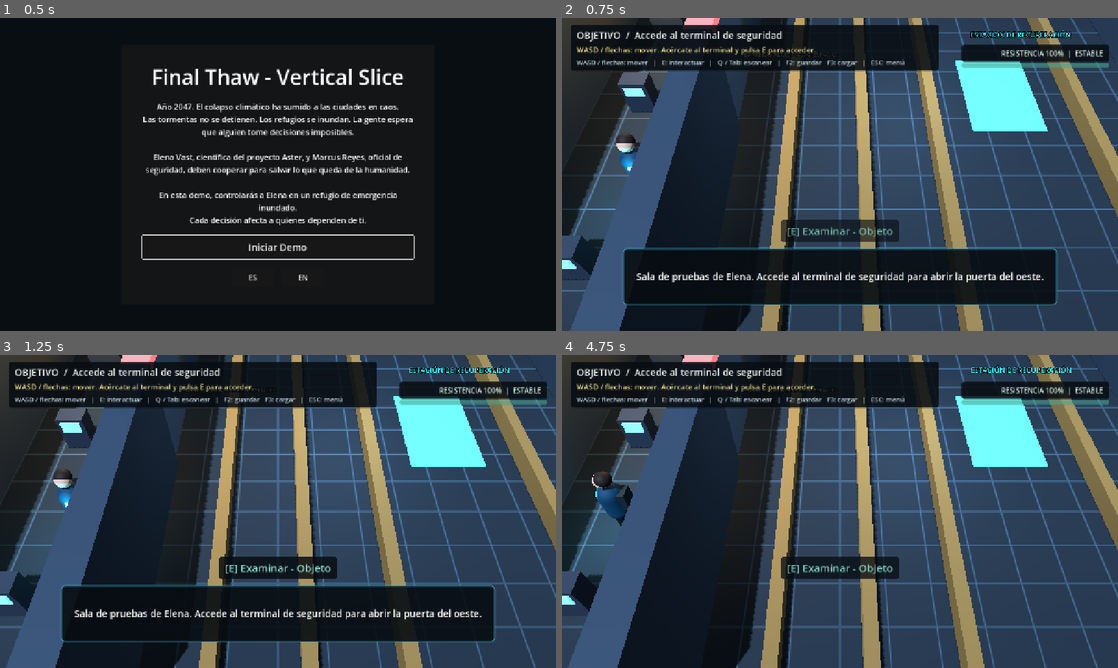
Above: before the commit, frames 1-4 (two rows, left to right).
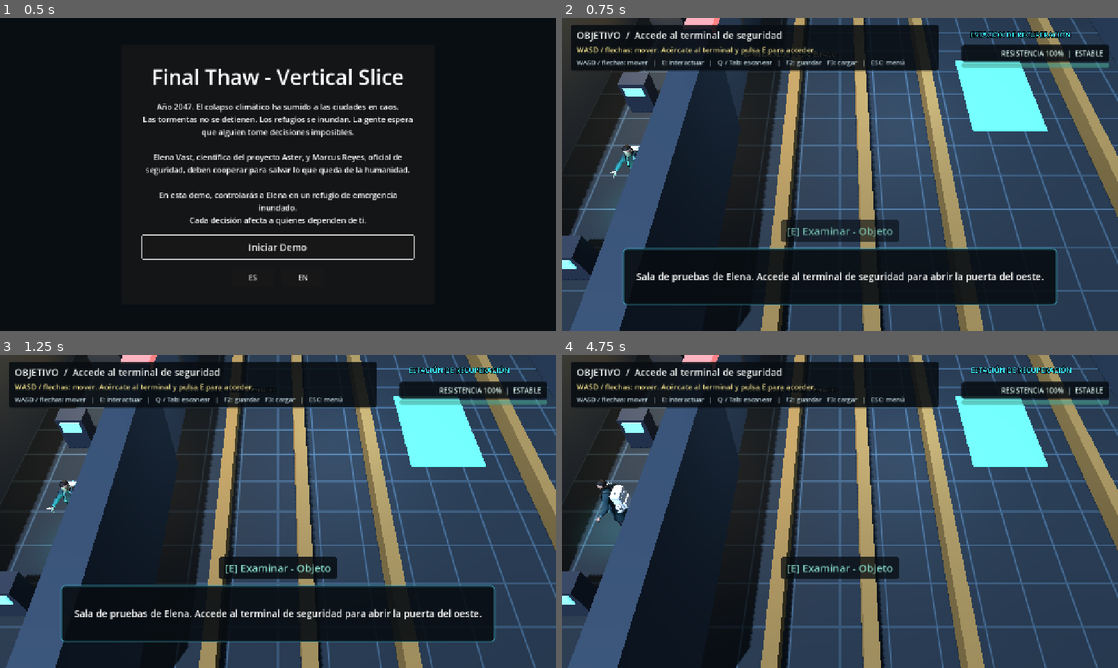
Above: after the commit, the same moments.

Repository: xabiervc/final-thaw
Game: Godot game, scene res://scenes/ui/main_menu.tscn
Same seed, same stepped clock (60 frames per second), same inputs: the game is played once before the commit and once after it.
Inputs (mouse positions are in pixels of both pictures, inside the frame that each line leads up to):
- Up to frame 1 (0.5 s): no input
- Up to frame 2 (0.75 s): click "Iniciar Demo" at 0.5 s
- Up to frame 3 (1.25 s): no input
- Up to frame 4 (4.75 s): tap E (interact) every 0.75 s from 1.25 to 4.25 s; move the mouse to (962, 495) at 1.27 s; hold D (move_right) 1.28-2 s; tap J (attack_primary) at 1.35 s; click (962, 495) at 1.42 s; drag from (728, 527) to (812, 574) at 2.02 s; move the mouse to (895, 442) at 2.77 s; hold D (move_right) 2.78-3.5 s; tap - (decrease_font) at 2.85 s; drag from (812, 574) to (673, 464) at 3.52 s; move the mouse to (1006, 558) at 4.27 s; hold A (move_left) from 4.28 s (still down); tap = (increase_font) at 4.35 s

Frame 1 is identical in both runs. In frame 2, 0.3% of the frame differs, in the area x 8-15%, y 36-52%; in frame 3, 0.3%; in frame 4, 0.6%, in the area x 0-13%, y 36-69%.

Commit message:
feat(art): use the textured MPFB Elena in the playable controller, with primitive fallback

Diff:
--- a/scripts/characters/elena_controller.gd
+++ b/scripts/characters/elena_controller.gd
@@ -2,6 +2,10 @@
 
 const B = preload("res://scripts/components/build_util.gd")
 const ConditionScript = preload("res://scripts/components/character_condition.gd")
+
+## Modelo con textura de Elena (MPFB). Si no se puede cargar, se usa el cuerpo procedural.
+const MPFB_MODEL_PATH := "res://assets/models/lab_ref/ref_elena_mpfb.glb"
+const MPFB_MATERIAL_DIR := "res://assets/materials/lab_ref/"
 
 signal fell_off
 signal jumped
@@ -15,16 +19,21 @@
 @export var jump_velocity: float = 5.8
 @export var coyote_time: float = 0.12
 @export var jump_buffer_time: float = 0.14
+## Usa el modelo MPFB texturizado en lugar del cuerpo de primitivas.
+@export var use_mpfb_model: bool = true
 
 var facing_vector: Vector2 = Vector2(0.0, 1.0)
 var input_enabled: bool = true
 var visual: Node3D = null
 var condition = null
+## True si el modelo MPFB se cargo; false si se usa el cuerpo de primitivas.
+var uses_mpfb_model: bool = false
 
 var _t: float = 0.0
 var _coyote_left: float = 0.0
 var _buffer_left: float = 0.0
 var _sync_left: float = 0.0
+var _material_cache: Dictionary = {}
 
 func _ready() -> void:
 	add_to_group("player")
@@ -49,7 +58,11 @@
 
 	visual = Node3D.new()
 	add_child(visual)
-
+	if use_mpfb_model and _build_mpfb_visual():
+		return
+	_build_primitive_visual()
+
+func _build_primitive_visual() -> void:
 	var dark := Color(0.07, 0.09, 0.12)
 	var coat := Color(0.05, 0.24, 0.32)
 	var skin := Color(0.8, 0.62, 0.52)
@@ -99,6 +112,56 @@
 	mi.position = pos
 	visual.add_child(mi)
 	return mi
+
+func _build_mpfb_visual() -> bool:
+	if not ResourceLoader.exists(MPFB_MODEL_PATH):
+		return false
+	var scene := load(MPFB_MODEL_PATH) as PackedScene
+	if scene == null:
+		return false
+	var model := scene.instantiate() as Node3D
+	if model == null:
+		return false
+	model.name = "ElenaModel"
+	visual.add_child(model)
+	_dress_model(model)
+	_add_aster_glow(Vector3(-0.16, 1.1, 0.4), 0.7, 1.8)
+	uses_mpfb_model = true
+	return true
+
+## Asigna a cada superficie el .tres que se llama como su material importado
+## (mismo metodo que lab_reference_scene.gd). Si falta uno, se conserva el importado.
+func _dress_model(model: Node) -> void:
+	for node in model.find_children("*", "MeshInstance3D", true, false):
+		var mesh_instance := node as MeshInstance3D
+		if mesh_instance == null or mesh_instance.mesh == null:
+			continue
+		for surface in mesh_instance.mesh.get_surface_count():
+			var imported := mesh_instance.mesh.surface_get_material(surface)
+			var material_name := imported.resource_name if imported != null else ""
+			var material := _material_for(material_name)
+			if material != null:
+				mesh_instance.set_surface_override_material(surface, material)
+
+func _material_for(material_name: String) -> Material:
+	if material_name == "":
+		return null
+	if _material_cache.has(material_name):
+		return _material_cache[material_name]
+	var path := MPFB_MATERIAL_DIR + material_name + ".tres"
+	var material: Material = null
+	if ResourceLoader.exists(path):
+		material = load(path) as Material
+	_material_cache[material_name] = material
+	return material
+
+func _add_aster_glow(pos: Vector3, energy: float, light_range: float) -> void:
+	var glow := OmniLight3D.new()
+	glow.light_color = Color(0.3, 0.95, 0.9)
+	glow.light_energy = energy
+	glow.omni_range = light_range
+	glow.position = pos
+	visual.add_child(glow)
 
 func _process(delta: float) -> void:
 	_t += delta
--- /dev/null
+++ b/tests/test_elena_model.gd
@@ -0,0 +1,99 @@
+extends Node
+## Integracion del modelo MPFB en el controlador de Elena.
+## Comprueba el modelo si se puede importar y, si no, que el controlador cae al cuerpo de
+## primitivas sin fallar. Las medidas se toman antes del primer fotograma para no incluir el
+## escalado de respiracion de _process.
+## Ejecutar: godot --headless --path . res://tests/test_elena_model.tscn
+## (hace falta haber importado el proyecto al menos una vez para que el .glb sea cargable)
+## Codigo de salida: 0 si todo pasa, 1 si algo falla.
+
+const ElenaScript = preload("res://scripts/characters/elena_controller.gd")
+
+const EXPECTED_MESHES := 16
+const TRIANGLE_BUDGET := 30000
+const ELENA_HEIGHT := 1.7
+const HEIGHT_TOLERANCE := 0.06
+
+var failed := 0
+var passed := 0
+
+
+func _ready() -> void:
+	_test_primitive_fallback_when_disabled()
+	_test_model_or_graceful_fallback()
+	print("Elena model: %d passed, %d failed" % [passed, failed])
+	get_tree().quit(1 if failed > 0 else 0)
+
+
+func _loadable() -> bool:
+	return ResourceLoader.exists(ElenaScript.MPFB_MODEL_PATH) and load(ElenaScript.MPFB_MODEL_PATH) is PackedScene
+
+
+func _test_primitive_fallback_when_disabled() -> void:
+	var elena = ElenaScript.new()
+	elena.use_mpfb_model = false
+	add_child(elena)
+	_expect(not elena.uses_mpfb_model, "use_mpfb_model = false keeps the primitive body")
+	_expect(elena.visual != null and elena.visual.get_child_count() >= 8, "the primitive body is built (legs, torso, head, hair, pack, Aster, glow)")
+	_expect(elena.visual.find_child("ElenaModel", true, false) == null, "no MPFB model is instanced when disabled")
+	elena.queue_free()
+
+
+func _test_model_or_graceful_fallback() -> void:
+	var elena = ElenaScript.new()
+	add_child(elena)
+	_expect(elena.visual != null and elena.visual.get_child_count() > 0, "Elena always has a visual, with or without the model")
+	var shape: CollisionShape3D = null
+	for child in elena.get_children():
+		if child is CollisionShape3D:
+			shape = child
+	_expect(shape != null and shape.shape is CapsuleShape3D and is_equal_approx((shape.shape as CapsuleShape3D).radius, 0.32) and is_equal_approx((shape.shape as CapsuleShape3D).height, 1.7), "the collision capsule is unchanged (0.32 m x 1.7 m)")
+	if not _loadable():
+		_expect(not elena.uses_mpfb_model, "without an importable GLB the controller falls back to primitives")
+		print("NOTE: ref_elena_mpfb.glb is not importable here (run godot --headless --path . --import first); model checks skipped")
+		elena.queue_free()
+		return
+	_expect(elena.uses_mpfb_model, "the MPFB model is used when it can be loaded")
+	var model: Node = elena.visual.find_child("ElenaModel", true, false)
+	_expect(model != null, "the model is instanced under the visual node")
+	if model == null:
+		elena.queue_free()
+		return
+	var meshes: Array = model.find_children("*", "MeshInstance3D", true, false)
+	_expect(meshes.size() == EXPECTED_MESHES, "the model has %d mesh instances (found %d)" % [EXPECTED_MESHES, meshes.size()])
+	_expect(model.find_children("*", "Skeleton3D", true, false).size() == 1, "the model has one skeleton")
+	var triangles := 0
+	var every_surface_has_material := true
+	for mesh_instance in meshes:
+		triangles += int(mesh_instance.mesh.get_faces().size() / 3)
+		for surface in mesh_instance.mesh.get_surface_count():
+			if mesh_instance.get_active_material(surface) == null:
+				every_surface_has_material = false
+	_expect(triangles <= TRIANGLE_BUDGET and triangles > 0, "the model stays within the triangle budget (%d of %d)" % [triangles, TRIANGLE_BUDGET])
+	_expect(every_surface_has_material, "every surface has a material (imported or from the .tres)")
+	var box := _local_aabb(elena, meshes)
+	_expect(absf(box.size.y - ELENA_HEIGHT) <= HEIGHT_TOLERANCE, "the model is about 1.70 m tall (%.3f m)" % box.size.y)
+	_expect(absf(box.position.y) <= 0.05, "the model stands on the floor (min y = %.3f)" % box.position.y)
+	var lights := elena.visual.find_children("*", "OmniLight3D", false, false)
+	_expect(lights.size() == 1, "the model path adds exactly one Aster light")
+	elena.queue_free()
+
+
+func _local_aabb(root: Node3D, meshes: Array) -> AABB:
+	var combined := AABB()
+	var first := true
+	var inverse := root.global_transform.affine_inverse()
+	for mesh_instance in meshes:
+		var box: AABB = (inverse * mesh_instance.global_transform) * mesh_instance.get_aabb()
+		combined = box if first else combined.merge(box)
+		first = false
+	return combined
+
+
+func _expect(condition: bool, label: String) -> void:
+	if condition:
+		passed += 1
+		print("PASS: ", label)
+	else:
+		failed += 1
+		push_error("FAIL: " + label)
--- /dev/null
+++ b/tests/test_elena_model.tscn
@@ -0,0 +1,6 @@
+[gd_scene load_steps=2 format=3]
+
+[ext_resource type="Script" path="res://tests/test_elena_model.gd" id="1_test"]
+
+[node name="TestElenaModel" type="Node"]
+script = ExtResource("1_test")
Not shown, changed: docs/art/ELENA_MPFB_STATUS.md
